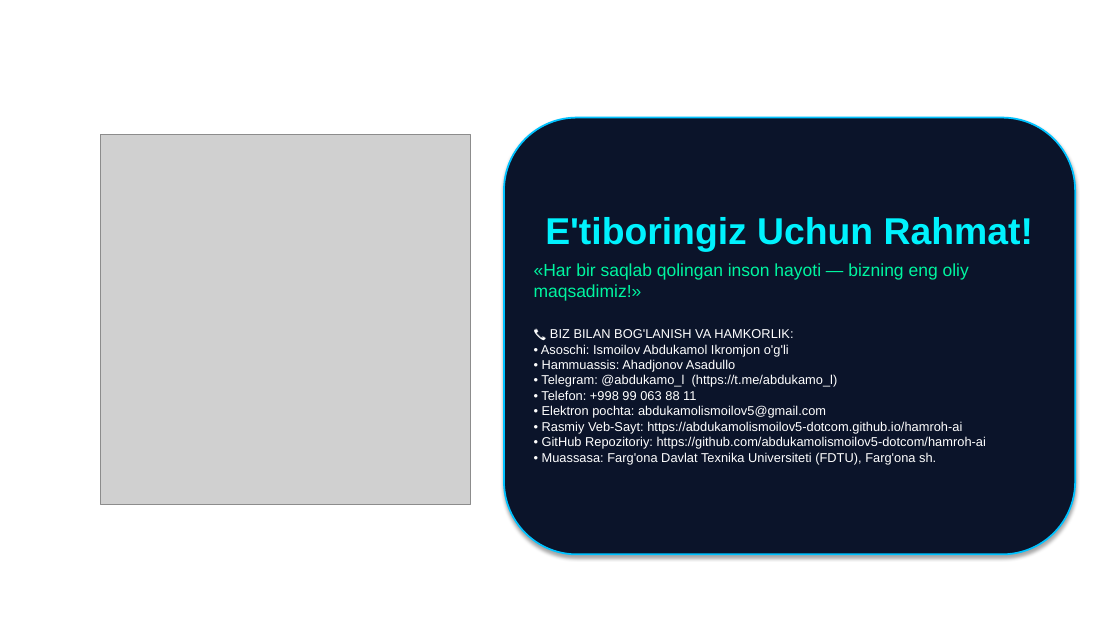
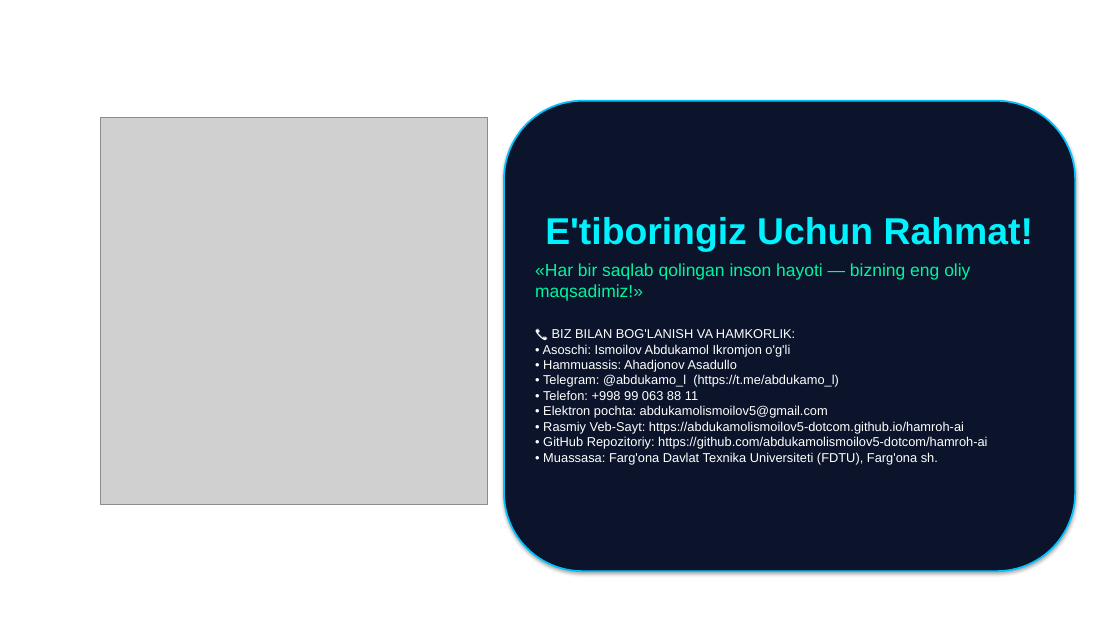
Before and after one commit to abdukamolismoilov5-dotcom/hamroh-ai, a slide deck: slide 12 of docs/presentations/1_HamrohAI_Canva_Shablon_Taqdimot_7000$.pptx. Drawn at 1120x630 pixels with LibreOffice and Linux fonts; fonts in the diff are those of the drawing; grey boxes stand for pictures; background and template pictures are left out. Boxes give left, top, right and bottom in pixels: in the first picture for what was removed or moved away, otherwise in the second. Text is boxed around its words. In the diff, an @@ line names an element or a change of style, - is before the commit and + after.

Commit message:
style: remove top navigation buttons and clean up slide layout

```diff
--- a/docs/presentations/1_HamrohAI_Canva_Shablon_Taqdimot_7000$.pptx
+++ b/docs/presentations/1_HamrohAI_Canva_Shablon_Taqdimot_7000$.pptx
@@ picture: place and size @@
-picture at <box>101,134,471,504</box>
+picture at <box>101,118,487,504</box>
@@ rounded rectangle "E'tiboringiz Uchun Rahmat!": place and size @@
-rounded rectangle "E'tiboringiz Uchun Rahmat!" at <box>504,118,1075,555</box>
+rounded rectangle "E'tiboringiz Uchun Rahmat!" at <box>504,101,1075,571</box>
```
Also in this commit, not shown: 11 other slides changed.
